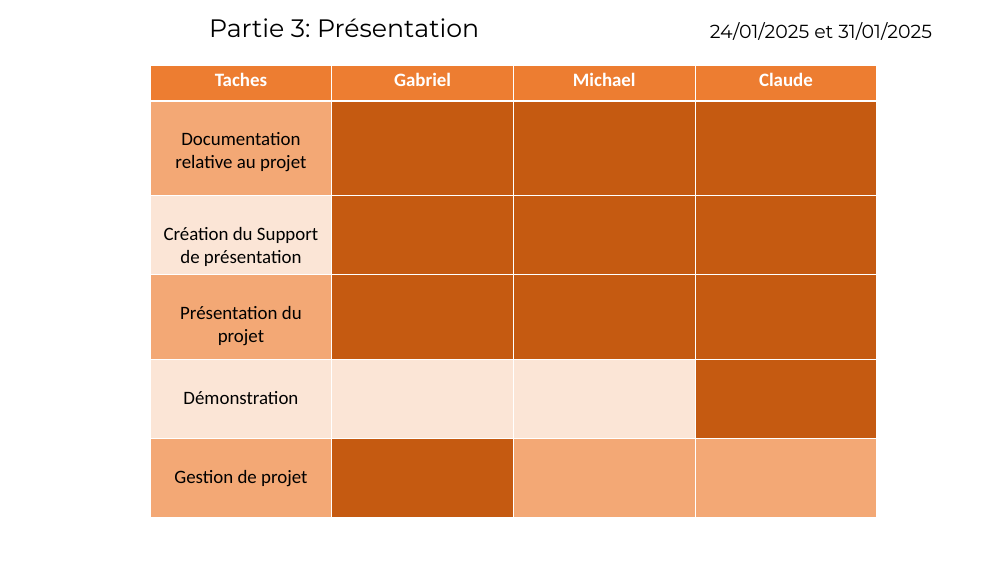
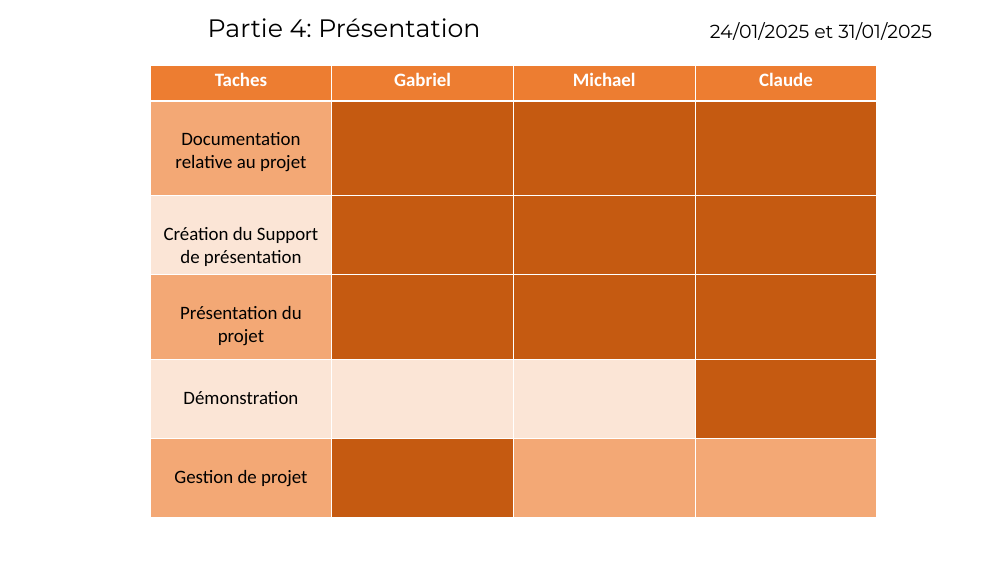
Before and after one commit to gabrielnicouleau/projet_quizz_groupe4, a slide deck: slide 5 of gestion_projet/planning_et_suivi_de_projet.pptx. Drawn at 1008x567 pixels with LibreOffice and Linux fonts; fonts in the diff are those of the drawing. Boxes give left, top, right and bottom in pixels: in the first picture for what was removed or moved away, otherwise in the second. Text is boxed around its words. In the diff, an @@ line names an element or a change of style, - is before the commit and + after.

Commit message:
save 06022025

```diff
--- a/gestion_projet/planning_et_suivi_de_projet.pptx
+++ b/gestion_projet/planning_et_suivi_de_projet.pptx
@@ text at (208, 18, 480, 37): text changed @@
-Partie 3: Présentation
+Partie 4: Présentation
```
